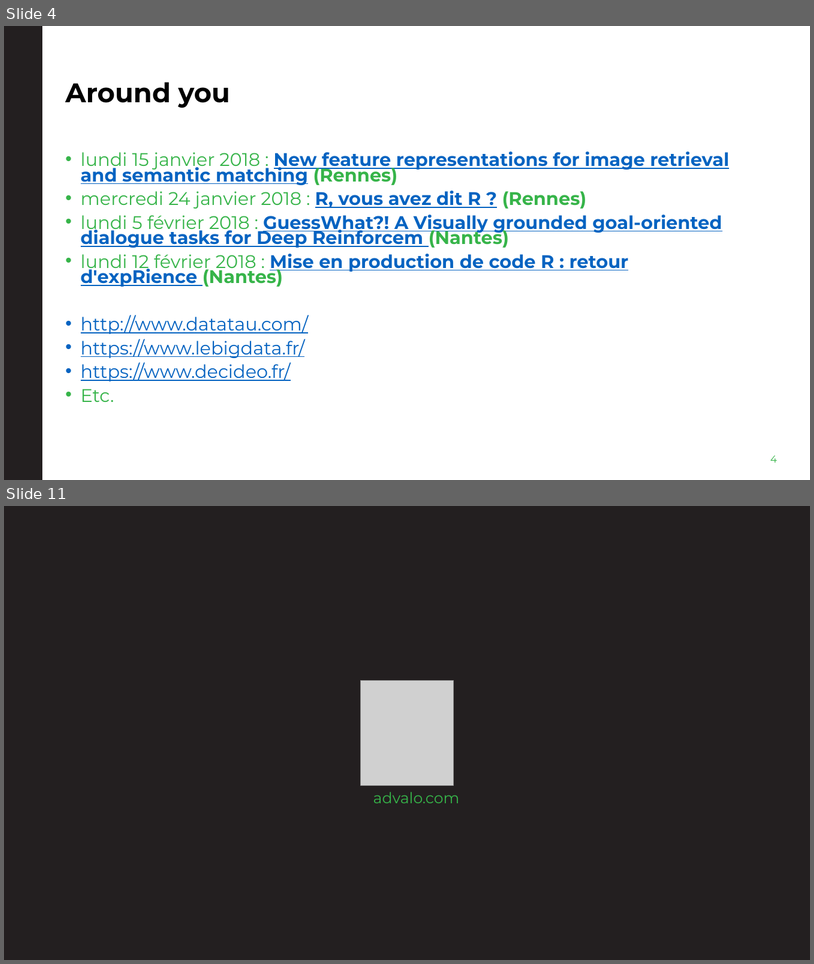
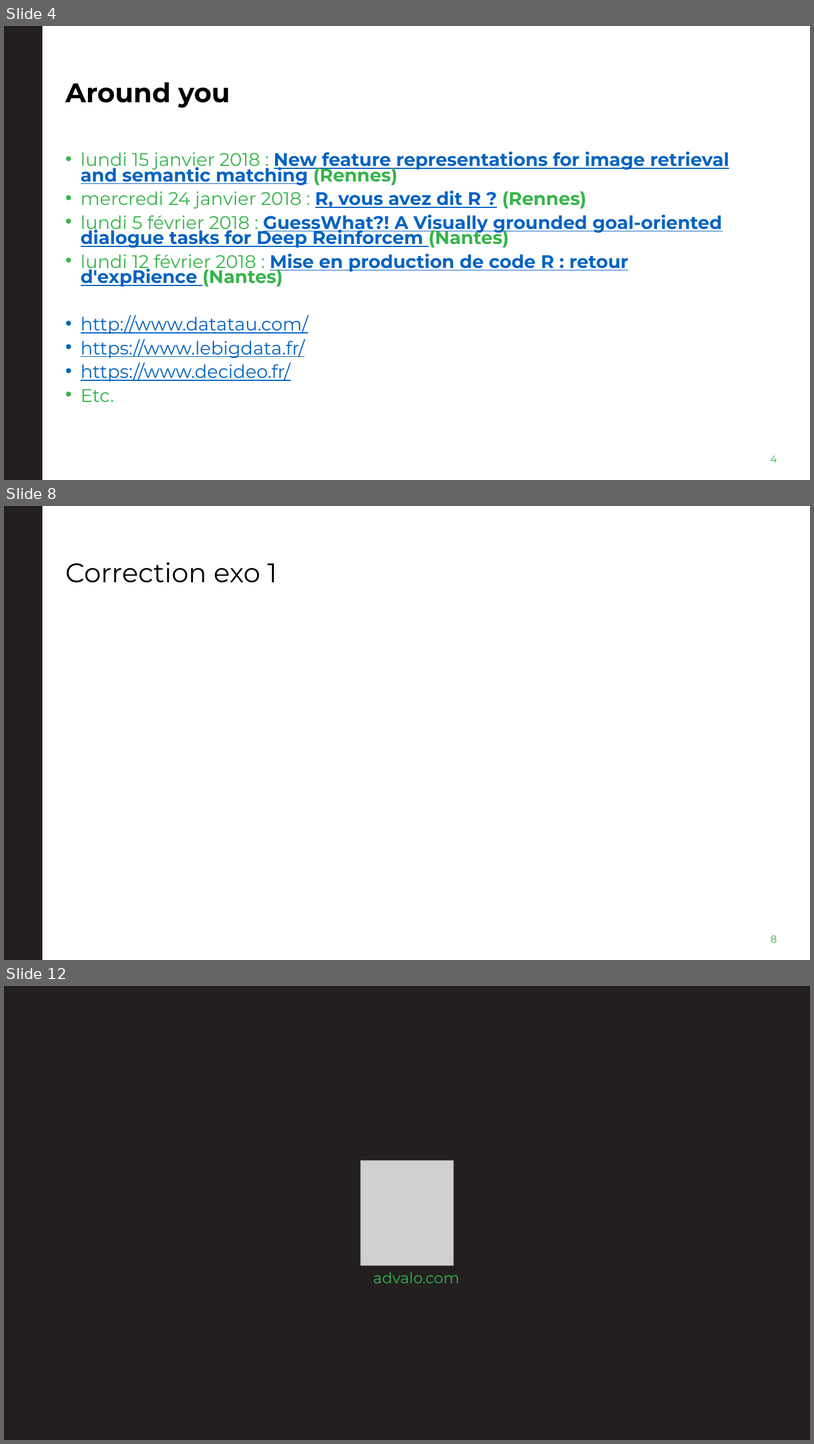
Before and after one commit to cBremardAdvalo/SeminarPigHive, a slide deck: Documents/Présentation2018/SéminairePigHive2018.pptx. Shown one above the other, each under a label of ours: slides 4 and 11 before the commit, slides 4, 8 and 12 after it; the slides between them are not shown. The pictures are 814x964 and 814x1444 pixels, drawn with LibreOffice and Linux fonts; fonts in the diff are those of the drawing; grey boxes stand for pictures; background and template pictures are left out. Boxes give left, top, right and bottom in pixels: in the first picture for what was removed or moved away, otherwise in the second. Text is boxed around its words. In the diff, an @@ line names an element or a change of style, - is before the commit and + after.

```diff
--- a/Documents/Présentation2018/SéminairePigHive2018.pptx
+++ b/Documents/Présentation2018/SéminairePigHive2018.pptx
@@ slide 8 added at (4,506,810,960), background #FFFFFF; not listed: 1 template element that a slide beside it also shows @@
@@ title added at (65,562,277,583), 32 pt, text #000000 @@
+Correction exo 1
@@ page number added at (771,935,777,942), 12 pt, text #36B449 @@
+8
@@ what was slide 11 is now slide 12 @@
```
Also in this commit, not shown: 1 slide changed, 5 other slides added, 5 slides removed.
